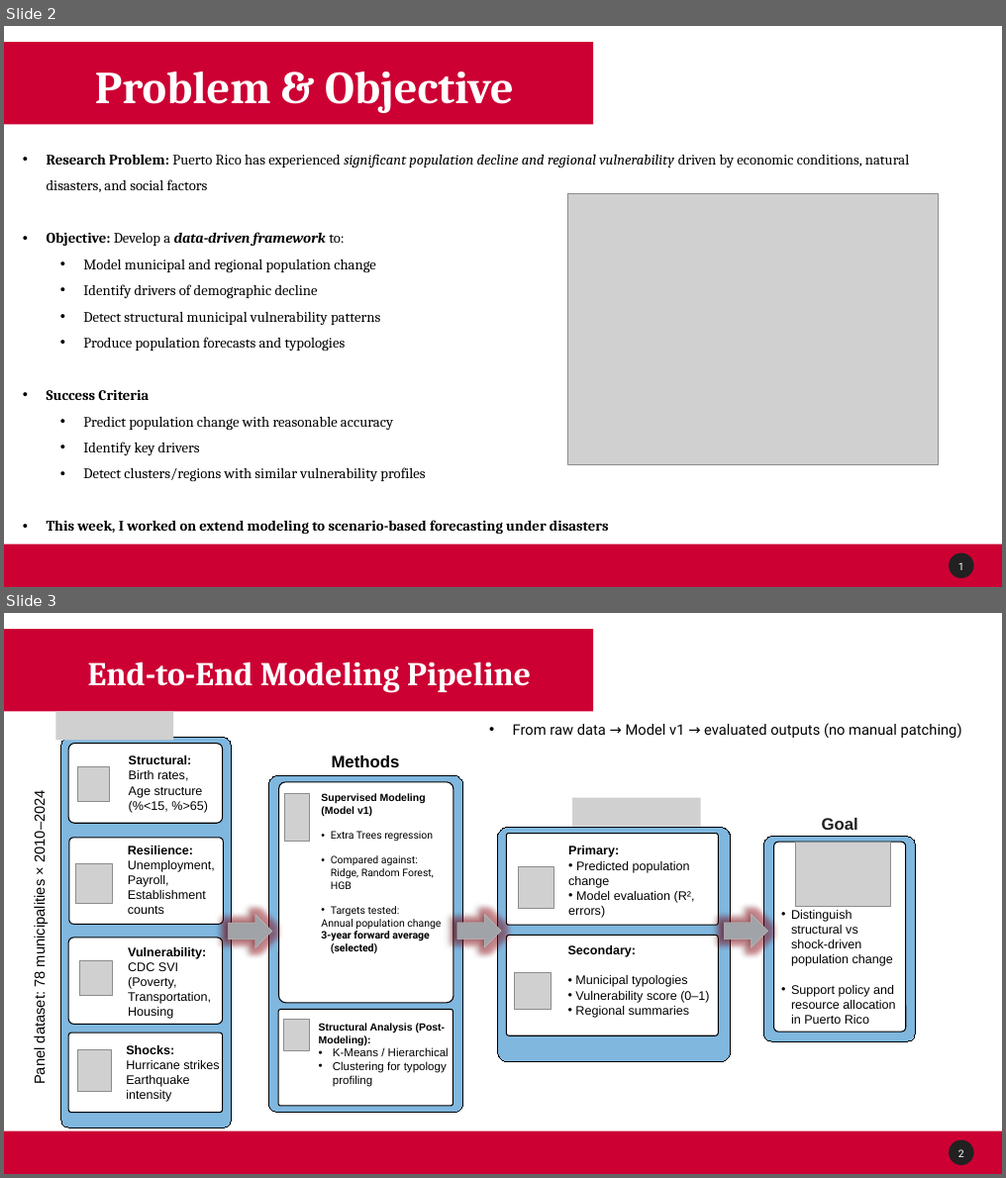
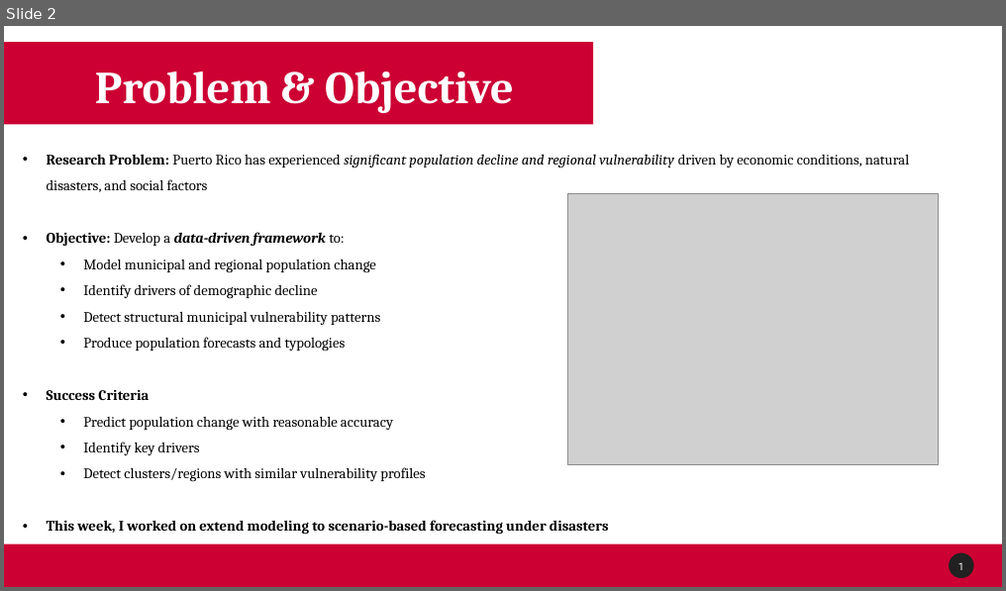
Before and after one commit to Venettov/CAPSTONE_DATA_SCIENCE_RIVERARUIZ, a slide deck: project_reports/Week11_Progress.pptx. Shown one above the other, each under a label of ours: slides 2 and 3 before the commit, slide 2 after it. The pictures are 1006x1178 and 1006x591 pixels, drawn with LibreOffice and Linux fonts; fonts in the diff are those of the drawing; grey boxes stand for pictures; background and template pictures are left out. Boxes give left, top, right and bottom in pixels: in the first picture for what was removed or moved away, otherwise in the second. Text is boxed around its words. In the diff, an @@ line names an element or a change of style, - is before the commit and + after.

```diff
--- a/project_reports/Week11_Progress.pptx
+++ b/project_reports/Week11_Progress.pptx
@@ slide 3 removed at [4, 613, 1002, 1174], background #FFFFFF; not listed: 3 template elements that a slide beside it also shows @@
@@ rectangle removed at [4, 629, 593, 711] @@
@@ text removed at [88, 662, 531, 693] @@
-End-to-End Modeling Pipeline
@@ text removed at [513, 723, 962, 738] @@
-• From raw data → Model v1 → evaluated outputs (no manual patching)
@@ group removed at [32, 712, 916, 1128]: 13 rounded rectangles, 12 texts, 11 pictures, 3 right arrows @@
-Methods
-Goal
-Structural:
-Birth rates,
-Age structure
-(%<15, %>65)
-Resilience:
-Unemployment,
-Payroll,
-Establishment
-counts
-Shocks:
-Hurricane strikes
-Earthquake
-intensity
-Vulnerability:
-CDC SVI
-(Poverty,
-Transportation,
-Housing
-Supervised Modeling (Model v1)
-• Extra Trees regression
-• Compared against: Ridge, Random Forest, HGB
-• Targets tested:
-  Annual population change
-  3-year forward average (selected)
-Primary:
-• Predicted population change
-• Model evaluation (R², errors)
-Secondary:
-• Municipal typologies
-• Vulnerability score (0–1)
-• Regional summaries
-• Distinguish structural vs shock-driven population change
-• Support policy and resource allocation in Puerto Rico
-Panel dataset: 78 municipalities × 2010–2024
-Structural Analysis (Post-Modeling):
-• K-Means / Hierarchical
-• Clustering for typology profiling
```
Also in this commit, not shown: 10 slides changed, 1 slide added, 2 other slides removed, 3 other files.
